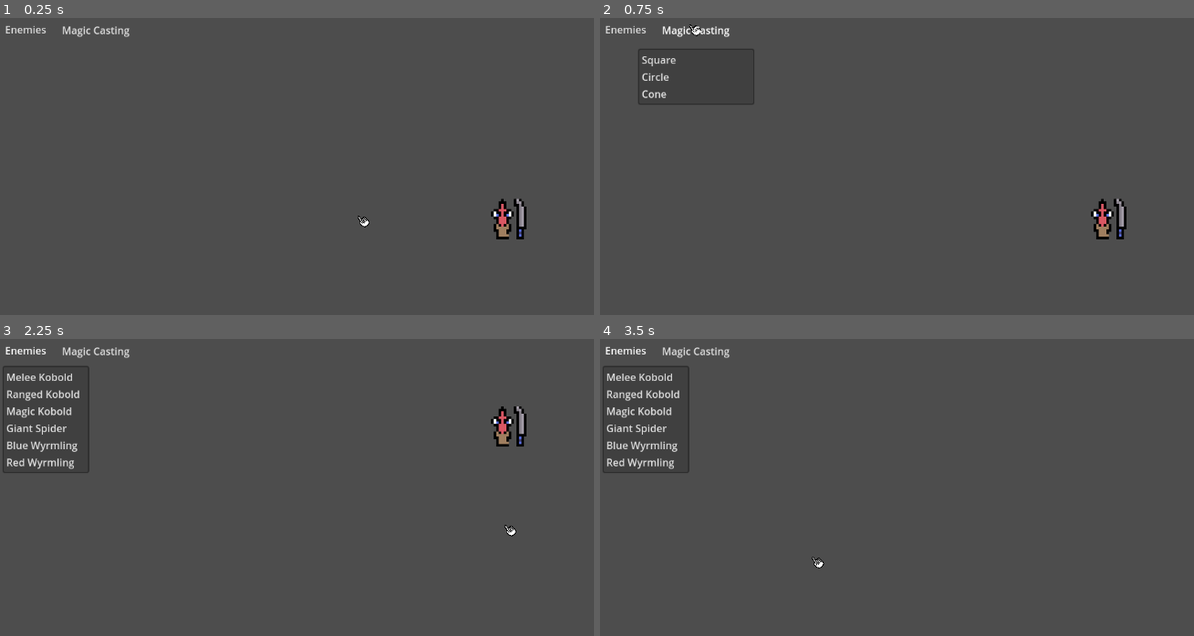
Above: before the commit, frames 1-4 (two rows, left to right).
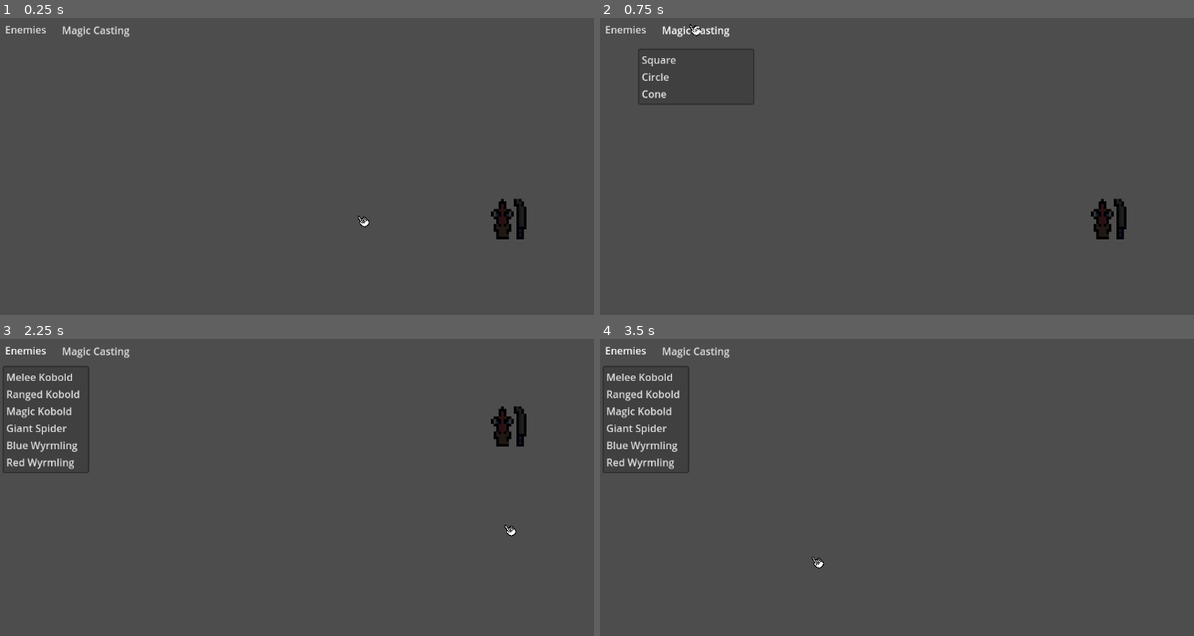
Above: after the commit, the same moments.

Repository: Fonzy2400/TTRPG_player
Game: Godot game, scene res://World.tscn
Same seed, same stepped clock (60 frames per second), same inputs: the game is played once before the commit and once after it.
Inputs (mouse positions are in pixels of both pictures, inside the frame that each line leads up to):
- Up to frame 1 (0.25 s): no input
- Up to frame 2 (0.75 s): click "Magic Casting" at 0.5 s
- Up to frame 3 (2.25 s): click "Enemies" at 1.25 s; tap Enter at 2 s; move the mouse to (510, 540) at 2.02 s; hold Z (scaleUp) from 2.03 s (still down); hold S (cameraDown) from 2.03 s (still down)
- Up to frame 4 (3.5 s): tap Space at 2.75 s; move the mouse to (819, 561) at 2.77 s; release Z (scaleUp) at 2.78 s; release S (cameraDown) at 2.78 s; hold C (scaleDown) from 2.78 s (still down); tap A (cameraLeft) at 2.85 s

The runs differ from the first frame. In frame 1, 0.3% of the frame differs, in the area x 83-89%, y 60-74%; in frame 2, 0.3%; in frame 3, 0.3%, in the area x 83-89%, y 22-36%; in frame 4, nothing differs.

Commit message:
still just finicking with light system
Tiles leaving collision area don't update every time trying out a different detection scheme.

Diff:
--- a/MovableObject2D.gd
+++ b/MovableObject2D.gd
@@ -28,6 +28,7 @@
 	grabCircle.connect("mouse_exited",_on_area_2d_mouse_exited)
 	var sprite = Sprite2D.new()
 	sprite.name = "sprite"
+	sprite.modulate = Color(0.2,0.2,0.2,1)
 	sprite.texture = load("res://Pixel art/D&D assets.png") #sprites generated as atlas map
 	sprite.region_enabled = true #allows a selection of a part of image
 	sprite.texture_filter = TEXTURE_FILTER_NEAREST # fixes blur on pixel art (why is this not the default?!)
@@ -52,13 +53,9 @@
 	#This allows scenes to be run by themselves
 	if get_parent().name == "World":
 		connect("pickedUp",get_parent()._on_picked_up)
-	if get_parent().name == "World":
 		connect("putDown",get_parent()._on_put_down)
-	if get_parent().name == "World":
 		connect("canRotate",$"../cursor"._on_can_rotate)
-	if get_parent().name == "World":
 		connect("noRotate",$"../cursor"._on_no_rotate)
-	if get_parent().name == "World":
 		connect("startRotate",$"../cursor"._on_start_rotate)
 	#all movable objects are part of group Movables, this allows for functions to be called on the group all at once
 	add_to_group("Movables")
--- a/Player.gd
+++ b/Player.gd
@@ -98,3 +98,7 @@
 func _on_visible_area_body_shape_exited(body_rid, body, body_shape_index, local_shape_index):
 	pass
 	#tileBeBack.emit(body_rid)
+
+
+func _on_magic_eraser_body_shape_exited(body_rid, body, body_shape_index, local_shape_index):
+	tileBeGone.emit(body_rid)
--- a/World.gd
+++ b/World.gd
@@ -2,7 +2,7 @@
 
 #main handler for the actual game setup
 #TODO: Make it so that the object displayed at the top is the one that gets picked up when creatures overlap
-
+var dark = true
 
 # Called when the node enters the scene tree for the first time.
 func _ready():
@@ -73,8 +73,8 @@
 func fuck_up_that_tile(Rid): #rename incoming, but it's late and I'm mad
 	var tiles = $shows
 	var coords = tiles.get_coords_for_body_rid(Rid)
-	tiles.set_cell(0,coords,0,Vector2i(0,1),0)
-	tiles.set_cell(1,coords,0,Vector2i(0,1),0)
+	tiles.set_cell(0,coords,0,Vector2i(3,3),0)
+	tiles.set_cell(1,coords,0,Vector2i(3,3),0)
 	pass
 func restore_that_tile(Rid):
 	var tiles = $shows
--- a/World.tscn
+++ b/World.tscn
@@ -450,6 +450,7 @@
 tile_set = SubResource("TileSet_p6p6w")
 format = 2
 layer_0/name = "Base"
+layer_0/modulate = Color(0.156863, 0.156863, 0.156863, 1)
 layer_0/tile_data = PackedInt32Array(1703969, 262144, 1, 1638433, 262144, 1, 1572897, 262144, 1, 1507361, 262144, 1, 13 …(41528 unchanged characters)…
 
 [node name="Camera2D" type="Camera2D" parent="."]
--- a/player.tscn
+++ b/player.tscn
@@ -1,16 +1,18 @@
-[gd_scene load_steps=4 format=3 uid="uid://b38dy6veamejl"]
+[gd_scene load_steps=5 format=3 uid="uid://b38dy6veamejl"]
 
 [ext_resource type="Script" path="res://Player.gd" id="1_8efhh"]
 
 [sub_resource type="Gradient" id="Gradient_dbq0x"]
-offsets = PackedFloat32Array(0.374194, 0.877419)
+offsets = PackedFloat32Array(0.11194, 0.951493)
+colors = PackedColorArray(1, 1, 1, 1, 0, 0, 0, 1)
 
 [sub_resource type="GradientTexture2D" id="GradientTexture2D_u10ws"]
 gradient = SubResource("Gradient_dbq0x")
 fill = 1
-fill_from = Vector2(0.513761, 0.513761)
-fill_to = Vector2(0.876147, 0.844037)
-repeat = 1
+fill_from = Vector2(0.5, 0.5)
+fill_to = Vector2(0.867521, 0.871795)
+
+[sub_resource type="CircleShape2D" id="CircleShape2D_5slqh"]
 
 [node name="Player" type="Node2D"]
 script = ExtResource("1_8efhh")
@@ -25,8 +27,7 @@
 build_mode = 1
 
 [node name="PointLight2D" type="PointLight2D" parent="."]
-visible = false
-energy = 16.0
+energy = 4.0
 shadow_enabled = true
 texture = SubResource("GradientTexture2D_u10ws")
 texture_scale = 1.81
@@ -37,5 +38,14 @@
 
 [node name="LinesBin" type="Node2D" parent="."]
 
+[node name="MagicEraser" type="Area2D" parent="."]
+collision_layer = 6
+collision_mask = 6
+monitoring = false
+
+[node name="CollisionShape2D" type="CollisionShape2D" parent="MagicEraser"]
+shape = SubResource("CircleShape2D_5slqh")
+
 [connection signal="body_shape_entered" from="visibleArea" to="." method="_on_visible_area_body_shape_entered"]
 [connection signal="body_shape_exited" from="visibleArea" to="." method="_on_visible_area_body_shape_exited"]
+[connection signal="body_shape_exited" from="MagicEraser" to="." method="_on_magic_eraser_body_shape_exited"]
--- a/sand_box.gd
+++ b/sand_box.gd
@@ -3,4 +3,19 @@
 
 
 func _ready():
-	print("I work! aren'tcha glad?")
+	super._ready()
+
+
+	var count = 50
+	var radius2 = 300
+	var radius1 = 100
+	for i in range(count):
+		var test = RayCast2D.new()
+		var test2 = RayCast2D.new()
+		var point2 = radius2*Vector2(cos(i*2*PI/count),sin(i*2*PI/count))
+		var point1 = radius1*Vector2(cos(i*2*PI/count),sin(i*2*PI/count))
+		test.position = point2
+		test.set_target_position(-point1)
+		test2.set_target_position(point1)
+		add_child(test)
+		add_child(test2)
--- a/sand_box.tscn
+++ b/sand_box.tscn
@@ -1,13 +1,7 @@
-[gd_scene load_steps=3 format=3 uid="uid://dbx2u4dj6gbeb"]
+[gd_scene load_steps=2 format=3 uid="uid://dbx2u4dj6gbeb"]
 
 [ext_resource type="Script" path="res://sand_box.gd" id="1_crfn7"]
-[ext_resource type="PackedScene" uid="uid://b38dy6veamejl" path="res://player.tscn" id="2_3ip0c"]
 
 [node name="Node2D" type="Node2D"]
 script = ExtResource("1_crfn7")
 nameString = "melee kobold"
-
-[node name="Player" parent="." instance=ExtResource("2_3ip0c")]
-
-[node name="Player2" parent="." instance=ExtResource("2_3ip0c")]
-position = Vector2(489, 246)
